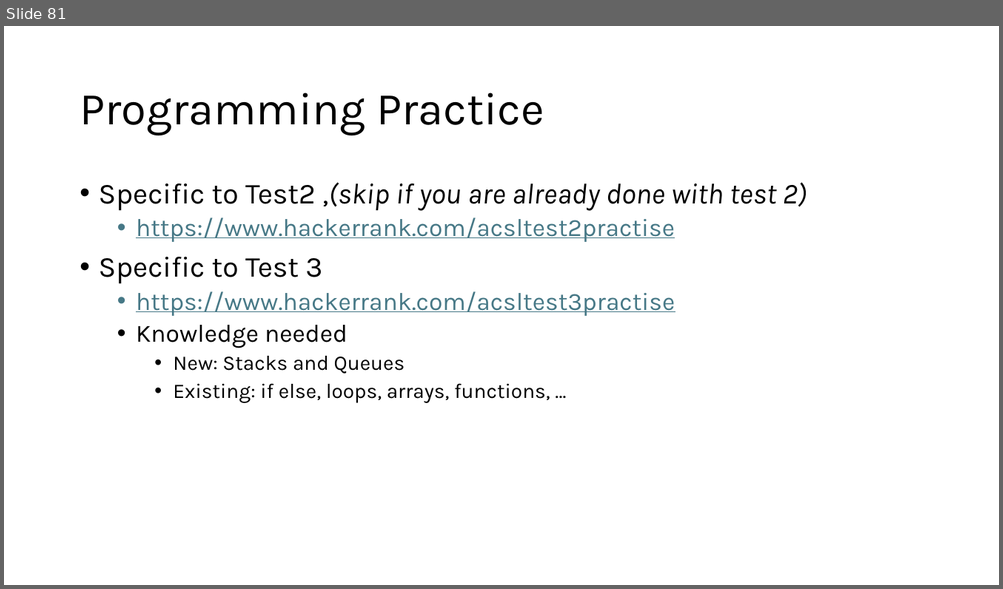
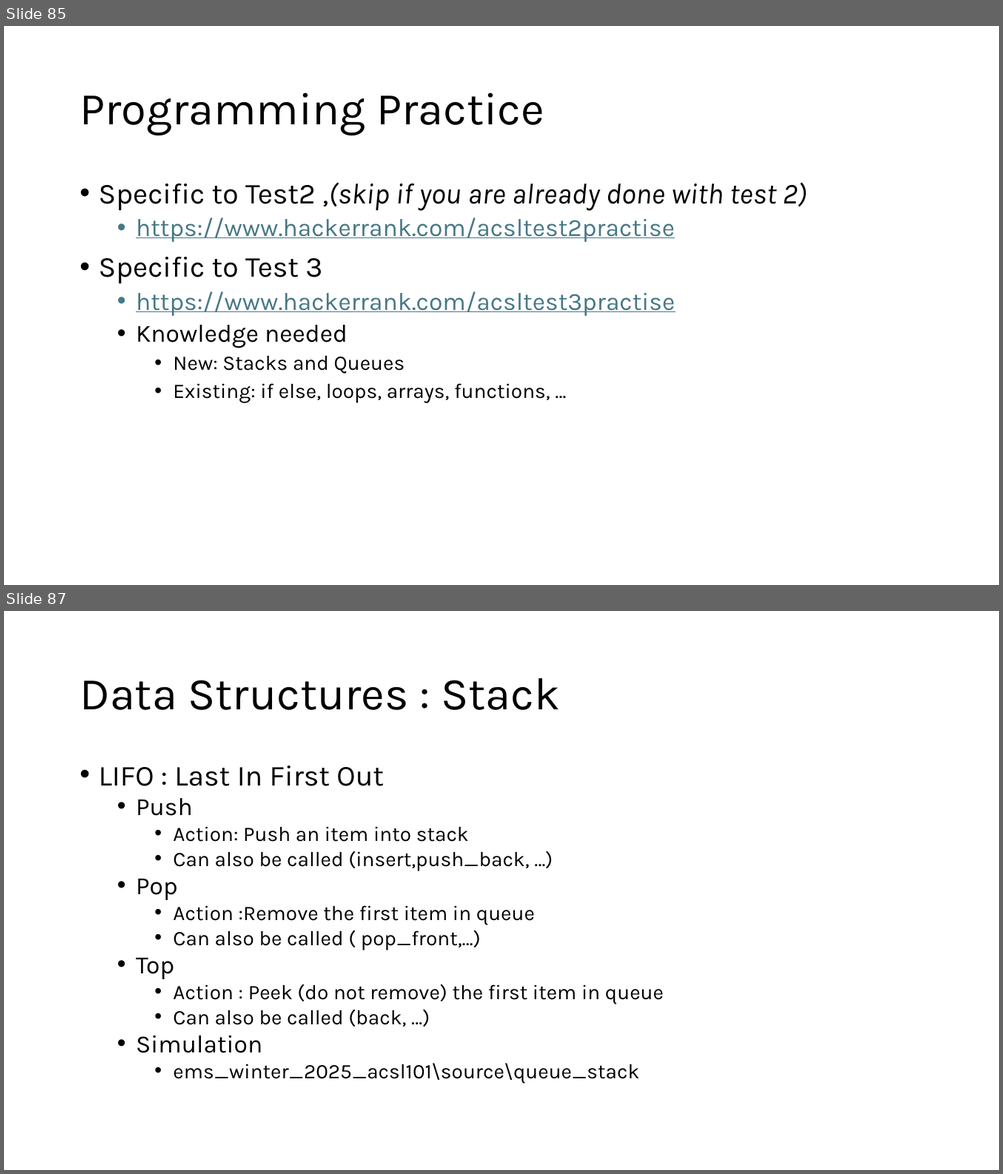
Before and after one commit to MoklaEducation/ems_winter_2025_acsl101, a slide deck: all/ExploringCSConceptsViaACSLCompetitions_all.pptx. Shown one above the other, each under a label of ours: slide 81 before the commit, slides 85 and 87 after it; the slides between them are not shown. The pictures are 1003x589 and 1003x1174 pixels, drawn with LibreOffice and Linux fonts; fonts in the diff are those of the drawing. Boxes give left, top, right and bottom in pixels: in the first picture for what was removed or moved away, otherwise in the second. Text is boxed around its words. In the diff, an @@ line names an element or a change of style, - is before the commit and + after.

Commit message:
Stacks and queue intro

```diff
--- a/all/ExploringCSConceptsViaACSLCompetitions_all.pptx
+++ b/all/ExploringCSConceptsViaACSLCompetitions_all.pptx
@@ slide 87 added at (x1=4, y1=611, x2=999, y2=1170), background #FFFFFF @@
@@ title added at (x1=79, y1=678, x2=560, y2=710), 44 pt, text #000000 @@
+Data Structures : Stack
@@ text added at (x1=99, y1=766, x2=663, y2=1084), 20 pt, text #000000 @@
+• LIFO : Last In First Out
+  • Push
+    • Action: Push an item into stack
+    • Can also be called (insert,push_back, …)
+  • Pop
+    • Action :Remove the first item in queue
+    • Can also be called ( pop_front,…)
+  • Top
+    • Action : Peek (do not remove) the first item in queue
+    • Can also be called (back, …)
+  • Simulation
+    • ems_winter_2025_acsl101\source\queue_stack
@@ what was slide 81 is now slide 85 @@
```
Also in this commit, not shown: 1 slide changed, 5 other slides added, 8 other files.
